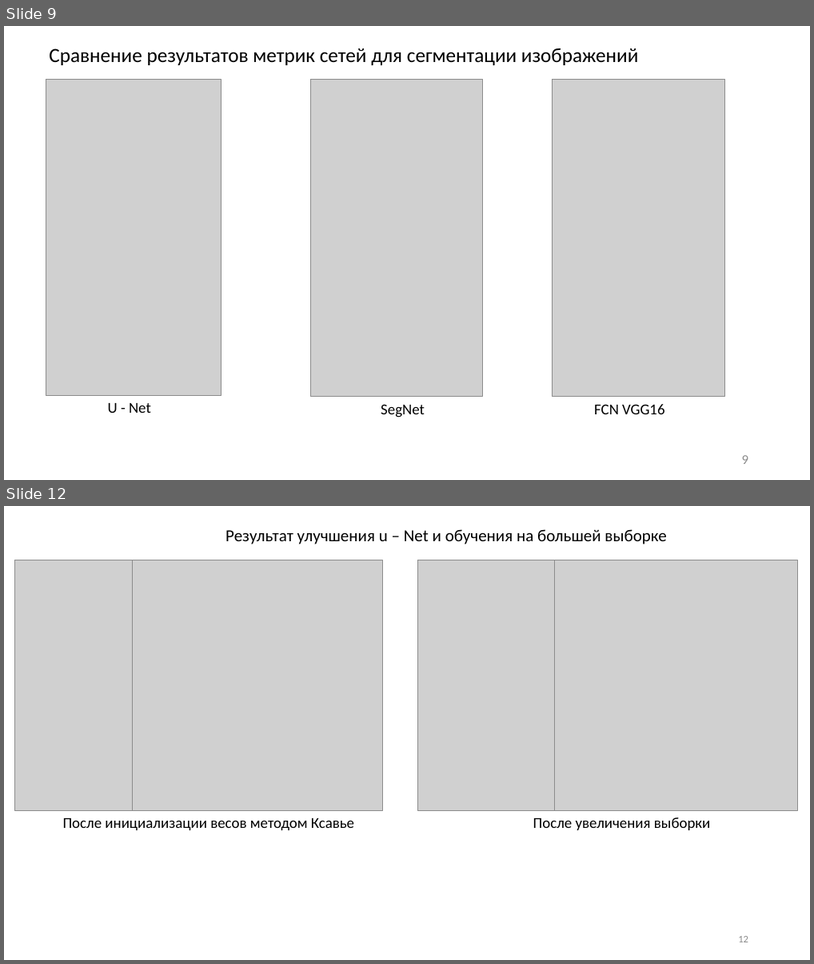
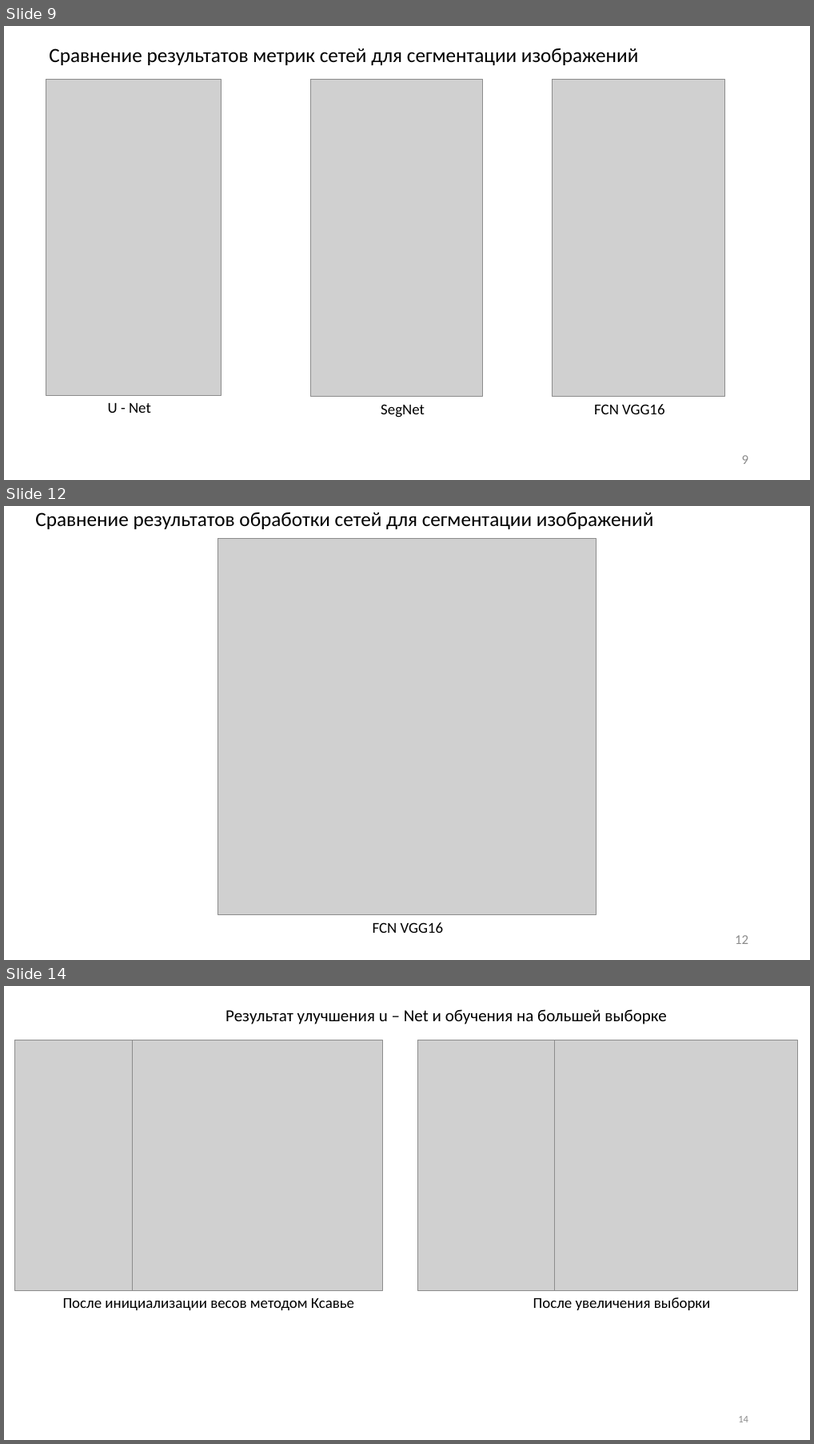
Before and after one commit to JacKira/Airbus_ship_detection, a slide deck: Отчет/ВКР презентация.pptx. Shown one above the other, each under a label of ours: slides 9 and 12 before the commit, slides 9, 12 and 14 after it; the slides between them are not shown. The pictures are 814x964 and 814x1444 pixels, drawn with LibreOffice and Linux fonts; fonts in the diff are those of the drawing; grey boxes stand for pictures. Boxes give left, top, right and bottom in pixels: in the first picture for what was removed or moved away, otherwise in the second. Text is boxed around its words. In the diff, an @@ line names an element or a change of style, - is before the commit and + after.

```diff
--- a/Отчет/ВКР презентация.pptx
+++ b/Отчет/ВКР презентация.pptx
@@ slide 12 added at box(4, 506, 810, 960), background #FFFFFF @@
@@ text added at box(35, 512, 654, 529), 24 pt, text #000000 @@
+Сравнение результатов обработки сетей для сегментации изображений
@@ picture added at box(218, 538, 596, 914) @@
@@ text added at box(373, 922, 443, 932), 18 pt, text #000000 @@
+FCN VGG16
@@ page number added at box(735, 935, 749, 944), 16 pt, text #8C8C8C @@
+12
@@ what was slide 12 is now slide 14 @@
@@ page number at box(738, 1416, 749, 1422): text changed @@
-12
+14
```
Also in this commit, not shown: 4 slides changed, 1 other slide added.
